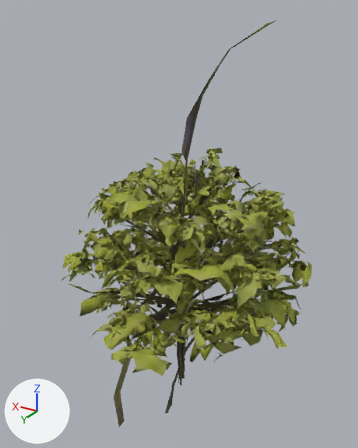
Renders of the glTF model public/models/tree_03_spring_lime.glb from each side of a commit.
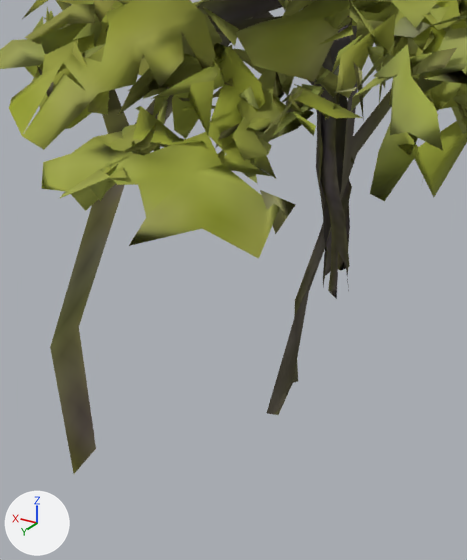
Each version appears first whole from a 50 mm lens placed at (-0.52, 0.957, 1.018), pointed at (0.05, 0.008, 0.543), and next in a close-up on the part from 28% to 59% of the width and 70% to 100% of the height. The lights are fixed; the arrows at lower left show +X, +Y and +Z. The last two pictures show the newer version. Where no turn or scale is listed for an object, it has been applied to the vertices. Vertices at exactly the same position are counted once.

Script lines for the objects in view, before the commit:
```python
me_geometry_0 = bpy.data.meshes.new('geometry_0')
me_geometry_0.from_pydata(...)  # 15186 vertices, 10616 faces; spans x -0.297..0.282, y -0.36..0.311, z -0.401..0.599
me_geometry_0.materials.append(mat_material_0)  # picture img_image_0
ob_geometry_0 = bpy.data.objects.new('geometry_0', me_geometry_0)
ob_geometry_0.location = (0.0074, 0.0245, 0.4007)
```
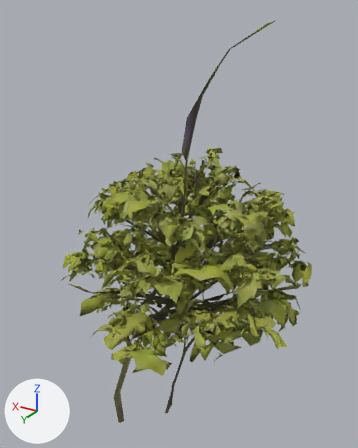
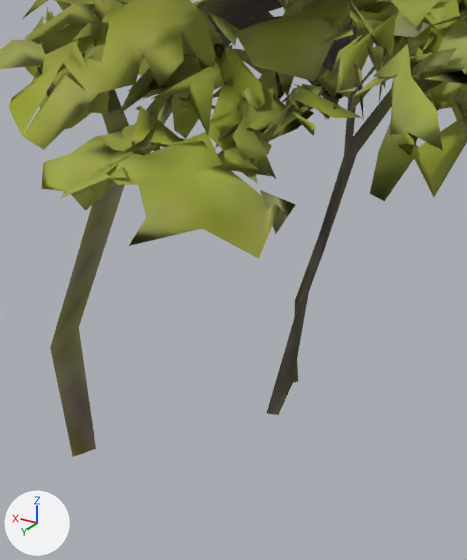
The change, as a diff of the scene's bpy script:
```diff
--- a/public/models/tree_03_spring_lime.glb.py
+++ b/public/models/tree_03_spring_lime.glb.py
@@ me_geometry_0 @@
 me_geometry_0.from_pydata(...)  # 15186 vertices, 10616 faces; spans x -0.297..0.282, y -0.36..0.311, z -0.401..0.599
 # used by ob_geometry_0; location = (0.0074, 0.0245, 0.4007)
-me_geometry_0.vertices[1139].co = (0.093, 0.194, -0.351)  # pixel (73, 474)
+# me_geometry_0 part 1: 67 of the vertices in x 0.008..0.04, y -0.013..0.023, z -0.315..-0.16 are scaled about their middle by (1, 1, 0), then moved by (0.0, 0.0, 0.08)
+# me_geometry_0 part 2
+me_geometry_0.vertices[1139].co = (0.093, 0.194, -0.338)  # pixel (72, 456)
 me_geometry_0.materials.append(mat_material_0)
```

Where the change shows, as pixel boxes [x1, y1, x2, y2] in the close-ups (467 x 560 px; the box of a moved part takes in the faces that stretch with it):
'geometry_0', reshaped: before [0, 0, 467, 474]; after [0, 0, 467, 457]
part 1 of me_geometry_0, moved or reshaped (mostly hidden afterwards): before [312, 62, 355, 299]; after [314, 62, 344, 99]
part 2 of me_geometry_0, moved or reshaped: before [50, 327, 96, 474]; after [50, 327, 96, 457]
